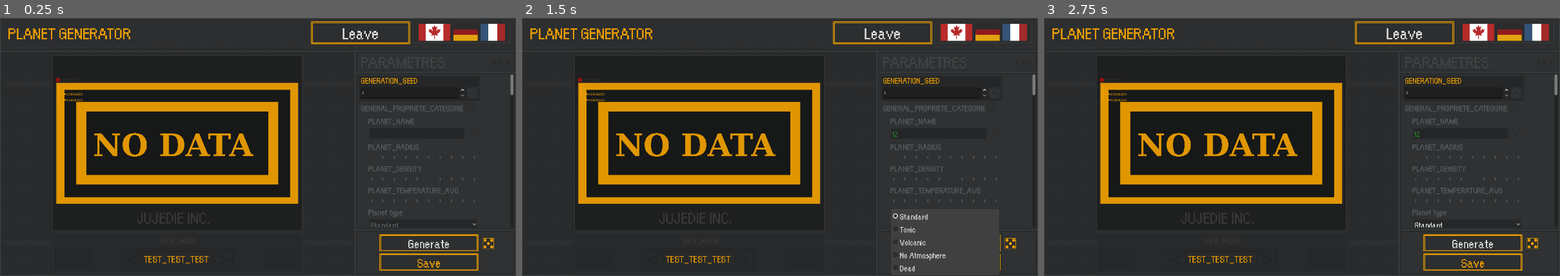
Above: before the commit, frames 1-3 (left to right).
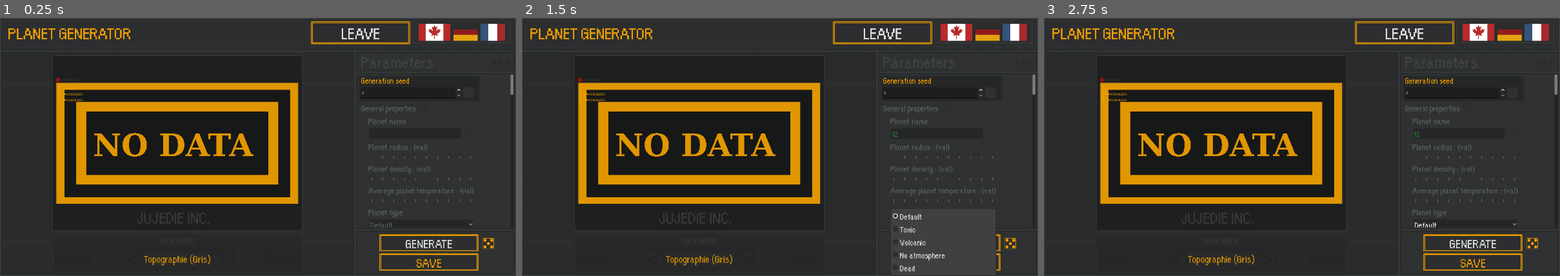
Above: after the commit, the same moments.

Repository: Jujedie/PlanetGenerator
Game: Godot game, scene res://data/scn/master.tscn
Same seed, same stepped clock (60 frames per second), same inputs: the game is played once before the commit and once after it.
Inputs (mouse positions are in pixels of both pictures, inside the frame that each line leads up to):
- Up to frame 1 (0.25 s): no input
- Up to frame 2 (1.5 s): click (939, 134) at 0.52 s; type "12" at 0.6 s; click "Standard" (after the commit: "Default") at 1.25 s
- Up to frame 3 (2.75 s): click (1178, 260) at 2 s

The runs differ from the first frame. In frame 1, 1.5% of the frame differs, in the area x 28-100%, y 4-97%; in frame 2, 1.4%; in frame 3, 1.5%.

Commit message:
feat(translations): Mise à jour des traductions et ajout de nouveaux éléments d'interface

Diff:
--- a/data/scn/master.tscn
+++ b/data/scn/master.tscn
@@ -236,7 +236,7 @@
 theme_override_colors/font_color = Color(0.8784314, 0.5882353, 0, 1)
 theme_override_font_sizes/font_size = 30
 theme_override_styles/focus = SubResource("StyleBoxEmpty_7eaih")
-text = "TEST_TEST_TEST"
+text = "Topographie (Gris)"
 clip_text = true
 metadata/_edit_lock_ = true
 
@@ -524,6 +524,32 @@
 popup/item_4/text = "TYPE_MORTE"
 popup/item_4/id = 4
 
+[node name="THREAD_NUMBER" type="VBoxContainer" parent="ImageFrame/Control General/Control_Parameters/SC Parameters/Parameters_tree/General_Categorie/MarginContainer/Parameters"]
+layout_mode = 2
+
+[node name="Label" type="Label" parent="ImageFrame/Control General/Control_Parameters/SC Parameters/Parameters_tree/General_Categorie/MarginContainer/Parameters/THREAD_NUMBER"]
+layout_mode = 2
+theme = ExtResource("5_e2i44")
+theme_override_colors/font_color = Color(0.36078432, 0.3764706, 0.38039216, 1)
+theme_override_font_sizes/font_size = 25
+text = "THREAD_NUMBER"
+
+[node name="LineEdit" type="HSlider" parent="ImageFrame/Control General/Control_Parameters/SC Parameters/Parameters_tree/General_Categorie/MarginContainer/Parameters/THREAD_NUMBER"]
+layout_mode = 2
+theme_override_icons/grabber = ExtResource("10_gg1ai")
+theme_override_icons/grabber_highlight = ExtResource("11_lb8ov")
+theme_override_icons/grabber_disabled = ExtResource("11_lb8ov")
+theme_override_styles/slider = ExtResource("12_g0s8p")
+theme_override_styles/grabber_area = ExtResource("12_g0s8p")
+theme_override_styles/grabber_area_highlight = ExtResource("13_dfspw")
+min_value = 1.0
+max_value = 16.0
+value = 1.0
+allow_greater = true
+tick_count = 10
+ticks_on_borders = true
+ticks_position = 3
+
 [node name="Erosion_Tectonic_Categorie" type="VBoxContainer" parent="ImageFrame/Control General/Control_Parameters/SC Parameters/Parameters_tree"]
 layout_mode = 2
 
--- a/data/translations/base.csv
+++ b/data/translations/base.csv
@@ -1,41 +1,102 @@
-key,en,fr,de,ru
-LEAVE,Leave,Quitter,Verlassen,Выйти
-NAME,Planet name,Nom de la planète,Name des Planeten,Название планеты
-NB_CASE_REGION,Number of cases per region : {val},Nombre de cases par régions : {val},Anzahl der Felder pro Region: {val},Количество ячеек на регион: {val}
-RAYON_PLANET,Planetary radius : {val},Rayon planétaire : {val},Planetarischer Radius: {val},Планетарный радиус: {val}
-AVG_TEMP,Average temperature : {val},Température moyenne : {val},Durchschnittstemperatur: {val},Средняя температура: {val}
-WATER_ELEVATION,Elevation of water : {val},Élévation des mers : {val},Wasserstand: {val},Уровень воды: {val}
-AVG_PRECIPITATION,Average precipitations : {val},Précipitation moyenne : {val},Durchschnittliche Niederschläge: {val},Среднее количество осадков: {val}
-BONUS_ELEVATION,Elevation additionnal : {val},Élévation additionnelle : {val},Zusätzliche Erhöhung: {val},Дополнительное повышение: {val}
-THREAD_NUMBER,Number of Thread : {val},Nombre de Thread : {val},Anzahl der Threads: {val},Количество потоков: {val}
-PLANET_TYPE,Planet type,Type de planète,Planetenart,Тип планеты
-SAUVEGARDER,Save,Sauvegarder,Speichern,Сохранить
-GENERER,Generate,Générer,Generieren,Создать
-VUE_SUIVANTE,Next map,Vue Suivante,Weiteres Kartenbild,Следующая карта
-VUE_PRECEDANTE,Previous map,Vue Précédente,Vorheriges Kartenbild,Предыдущая карта
-TYPE_DEFAUT,Standard,Défaut,Standard,Стандартный
-TYPE_TOXIQUE,Toxic,Toxique,Giftig,Токсичный
-TYPE_VOLCAN,Volcanic,Volcanique,Vulkanisch,Вулканический
-TYPE_MORTE,Dead,Morte,Tot,Мёртвый
-TYPE_NO_ATMOSPHERE,No Atmosphere,Sans Atmosphère,Ohne Atmosphäre,Без атмосферы
-RANDOMISE,Randomise,Aléatoire,Zufällig,Случайный
-CREATING,Creating {map}...,Création de {map}...,Erstelle {map}...,Создание {map}...
-MAP_TOPOGRAPHIE,Topography,Topographie,Topographie,Топография
-MAP_TOPOGRAPHIE_GREY,Topography (Grey),Topographie (Gris),Topographie (Grau),Топография (Серая)
-MAP_EAUX,Water Map,Carte des Eaux,Wasserkarte,Карта воды
-MAP_PLAQUES,Tectonic Plates,Plaques Tectoniques,Tektonische Platten,Тектонические плиты
-MAP_PLAQUES_BORDURES,Plate Boundaries,Bordures de Plaques,Plattengrenzen,Границы плит
-MAP_FINAL,Final Map,Carte Finale,Endkarte,Финальная карта
-MAP_CLOUDS,Clouds,Nuages,Wolken,Облака
-MAP_PRECIPITATION,Precipitation,Précipitations,Niederschlag,Осадки
-MAP_WATER,Seas,Mers,Meere,Моря
-MAP_PETROLE,Petroleum,Pétrole,Öl,Нефть
-MAP_RESOURCES,Resources,Ressources,Ressourcen,Ресурсы
-MAP_TEMPERATURE,Temperature,Température,Temperatur,Температура
-MAP_RIVERS,Rivers/Lakes,Rivières/Lacs,Flüsse/Seen,Реки/Озёра
-MAP_ICE,Ice Sheet,Banquise,Eisschicht,Ледовый покров
-MAP_BIOMES,Biomes,Biomes,Biome,Биомы
-MAP_REGIONS,Regions,Régions,Regionen,Регионы
-MAP_PREVIEW,Preview,Aperçu,Vorschau,Предпросмотр
-OCEAN_RATIO,Ocean coverage : {val}%,Couverture océanique : {val}%,Ozeanbedeckung: {val}%,Покрытие океаном: {val}%
-MAP_DONE,Done!,Terminé !,Fertig!,Готово!
+key,en,fr,de
+LEAVE,LEAVE,QUITTER,VERLASSEN
+NAME,Planet name,Nom de la planète,Planetname
+TERRAIN_SCALE,Additional elevation : {val},Élévation additionnelle : {val},Zusätzliche Erhöhung : {val}
+THREAD_NUMBER,Number of threads : {val},Nombre de threads : {val},Anzahl der Threads : {val}
+PLANET_TYPE,Planet type,Type de planète,Planetentyp
+SAUVEGARDER,SAVE,SAUVEGARDER,SPEICHERN
+GENERER,GENERATE,GENERER,GENERIEREN
+
+TYPE_DEFAUT,Default,Défaut,Standard
+TYPE_TOXIQUE,Toxic,Toxique,Giftig
+TYPE_VOLCAN,Volcanic,Volcanique,Vulkanisch
+TYPE_MORTE,Dead,Morte,Tot
+TYPE_NO_ATMOSPHERE,No atmosphere,Sans atmosphère,Ohne Atmosphäre
+
+CREATING,Creating,Création en cours,Erstellung
+
+MAP_TOPOGRAPHIE,Topography,Topographie,Topographie
+MAP_TOPOGRAPHIE_GREY,Topography (Grey),Topographie (Gris),Topographie (Grau)
+MAP_EAUX,Water map,Carte des eaux,Wasserkarte
+MAP_PLAQUES,Tectonic plates,Plaques tectoniques,Tektonische Platten
+MAP_PLAQUES_BORDURES,Plate boundaries,Bordures de plaques,Plattengrenzen
+MAP_FINAL,Final map,Carte finale,Endkarte
+MAP_CLOUDS,Clouds,Nuages,Wolken
+MAP_PRECIPITATION,Precipitation,Précipitations,Niederschlag
+MAP_WATER,Seas,Mers,Meere
+MAP_PETROLE,Petroleum,Pétrole,Öl
+MAP_RESOURCES,Resources,Ressources,Ressourcen
+MAP_TEMPERATURE,Temperature,Température,Temperatur
+MAP_RIVERS,Rivers/Lakes,Rivières/Lacs,Flüsse/Seen
+MAP_ICE,Ice sheet,Banquise,Eisschicht
+MAP_BIOMES,Biomes,Biomes,Biome
+MAP_REGIONS,Regions,Régions,Regionen
+MAP_PREVIEW,Preview,Aperçu,Vorschau
+OCEAN_RATIO,Ocean coverage : {val},Couverture océanique : {val},Ozeanbedeckung : {val}
+
+MAP_DONE,Done!,Terminé !,Fertig !
+
+VIEW_MODE,VIEW MODE,MODE D'AFFICHAGE,ANSICHTSMODUS
+GENERATION_SEED,Generation seed,Graine de génération,Generierungs-Seed
+GENERAL_PROPRIETE_CATEGORIE,General properties,Propriétés générales,Allgemeine Eigenschaften
+PLANET_NAME,Planet name,Nom de la planète,Planetname
+PLANET_RADIUS,Planet radius : {val},Rayon de la planète : {val},Planetenradius : {val}
+PLANET_DENSITY,Planet density : {val},Densité de la planète : {val},Planetendichte : {val}
+PLANET_TEMPERATURE_AVG,Average planet temperature : {val},Température moyenne : {val},Durchschnittstemperatur : {val}
+EROSION_TECTONIQUE_CATEGORIE,Erosion & tectonics,Érosion et tectonique,Erosion und Tektonik
+EROSION_ITERATIONS,Erosion iterations : {val},Itérations d'érosion : {val},Erosionsiterationen : {val}
+EROSION_RATE,Erosion rate : {val},Taux d'érosion : {val},Erosionsrate : {val}
+RAIN_RATE,Rain rate : {val},Taux de pluie : {val},Niederschlagsrate : {val}
+EVAP_RATE,Evaporation rate : {val},Taux d'évaporation : {val},Verdunstungsrate : {val}
+FLOW_RATE,Flow rate : {val},Taux d'écoulement : {val},Durchflussrate : {val}
+DEPOSITION_RATE,Deposition rate : {val},Taux de dépôt : {val},Ablagerungsrate : {val}
+CAPACITY_MULTIPLIER,Capacity multiplier : {val},Multiplicateur de capacité : {val},Kapazitätsmultiplikator : {val}
+FLUX_ITERATIONS,Flux iterations : {val},Itérations de flux : {val},Flux-Iterationen : {val}
+BASE_FLUX,Base flux : {val},Flux de base : {val},Basisfluss : {val}
+PROPAGATION_RATE,Propagation rate : {val},Taux de propagation : {val},Ausbreitungsrate : {val}
+SPREADING_RATE,Spreading rate : {val},Taux d'étalement : {val},Ausbreitungsrate : {val}
+MAX_CRUST_AGE,Max crust age : {val},Âge max de la croûte : {val},Maximales Alter der Kruste : {val}
+SUBSIDENCE_COEFF,Subsidence coefficient : {val},Coefficient d'affaissement : {val},Setzungskoeffizient : {val}
+CRATER_CATEGORIE,Crater category,Catégorie cratère,Kraterkategorie
+CRATER_DENSITY,Crater density : {val},Densité de cratères : {val},Kraterdichte : {val}
+CRATER_MIN_RADIUS,Crater min radius : {val},Rayon min du cratère : {val},Min. Kraterradius : {val}
+CRATER_DEPTH_RATIO,Crater depth ratio : {val},Rapport profondeur/diamètre : {val},Verhältnis Tiefe/Durchmesser : {val}
+CRATER_EJECTA_EXTENT,Crater ejecta extent : {val},Étendue de l'éjecta : {val},Auswurfweite : {val}
+CRATER_EJECTA_DECAY,Crater ejecta decay : {val},Décroissance de l'éjecta : {val},Abklingverhalten des Auswurfs : {val}
+CRATER_AZIMUTH_VAR,Crater azimuth variation : {val},Variation d'azimut du cratère : {val},Azimutvariation des Kraters : {val}
+
+EAU_CATEGORIE,Water category,Catégorie eau,Wasserkategorie
+ICE_PROBABILITY,Ice probability : {val},Probabilité de glace : {val},Eiswahrscheinlichkeit : {val}
+GLOBAL_HUMIDITY,Global humidity : {val},Humidité globale : {val},Globale Luftfeuchtigkeit : {val}
+SEA_LEVEL,Sea level : {val},Niveau de la mer : {val},Meeresspiegel : {val}
+FRESHWATER_MAX_SIZE,Freshwater max size : {val},Taille max des eaux douces : {val},Maximale Süßwassergröße : {val}
+LAKE_THRESHOLD,Lake threshold : {val},Seuil pour les lacs : {val},Seeschwelle : {val}
+RIVER_ITERATIONS,River iterations : {val},Itérations de rivières : {val},Flussiterationen : {val}
+RIVER_MIN_ALTITUDE,River min altitude : {val},Altitude min pour rivières : {val},Minimale Flusshöhe : {val}
+RIVER_MIN_PRECIPITATION,River min precipitation : {val},Précipitation min pour rivières : {val},Minimale Niederschlagsmenge für Flüsse : {val}
+RIVER_THRESHOLD,River threshold : {val},Seuil de rivière : {val},Fluss-Schwelle : {val}
+RIVER_BASE_FLUX,River base flux : {val},Flux de base des rivières : {val},Basisfluss der Flüsse : {val}
+
+NUAGE_CATEGORIE,Cloud category,Catégorie nuage,Wolkekategorie
+CLOUD_COVERAGE,Cloud coverage : {val},Couverture nuageuse : {val},Bedeckung : {val}
+CLOUD_DENSITY,Cloud density : {val},Densité des nuages : {val},Wolkendichte : {val}
+
+REGION_CATEGORIE,Region category,Catégorie région,Regionkategorie
+NB_CASES_REGIONS,Number of region tiles : {val},Nombre de cases régions : {val},Anzahl der Regionenfelder : {val}
+REGION_COST_FLAT,Region cost (flat) : {val},Coût région (plat) : {val},Regionenkosten (flach) : {val}
+REGION_COST_HILL,Region cost (hill) : {val},Coût région (colline) : {val},Regionenkosten (Hügel) : {val}
+REGION_COST_RIVER,Region cost (river) : {val},Coût région (rivière) : {val},Regionenkosten (Fluss) : {val}
+REGION_RIVER_THRESHOLD,Region river threshold : {val},Seuil rivière région : {val},Fluss-Schwelle (région) : {val}
+REGION_BUDGET_VARIATION,Region budget variation : {val},Variation du budget régional : {val},Regionale Budgetvariation : {val}
+REGION_NOISE_STRENGTH,Region noise strength : {val},Force du bruit régional : {val},Regionale Rauschstärke : {val}
+REGION_OCEAN_CATEGORIE,Region ocean category,Catégorie océan région,Ozean-Kategorie Region
+NB_CASES_OCEAN_REGIONS,Number of ocean region tiles : {val},Nombre de cases océan : {val},Anzahl der Ozeanregionenfelder : {val}
+OCEAN_COST_FLAT,Ocean cost (flat) : {val},Coût océan (plat) : {val},Ozeankosten (flach) : {val}
+OCEAN_COST_RIVER,Ocean cost (river) : {val},Coût océan (rivière) : {val},Ozeankosten (Fluss) : {val}
+OCEAN_NOISE_STRENGTH,Ocean noise strength : {val},Force du bruit océan : {val},Ozeanrauschstärke : {val}
+
+RESSOURCES_CATEGORIE,Resources category,Catégorie ressources,Ressourcenkategorie
+PETROLE_PROBABILITY,Petroleum probability : {val},Probabilité de pétrole : {val},Ölwahrscheinlichkeit : {val}
+PETROLE_DEPOSIT_SIZE,Petroleum deposit size : {val},Taille du dépôt de pétrole : {val},Größe der Ölvorkommen : {val}
+GLOBAL_RICHNESS,Global richness : {val},Richesse globale : {val},Gesamtvorkommen : {val}
+PARAMETRES,Parameters,Paramètres,Parameter
Not shown, changed: data/translations/base.csv.import
Binary file changed: data/translations/base.de.translation
Binary file changed: data/translations/base.en.translation
Binary file changed: data/translations/base.fr.translation
Binary file changed: data/translations/base.ru.translation
